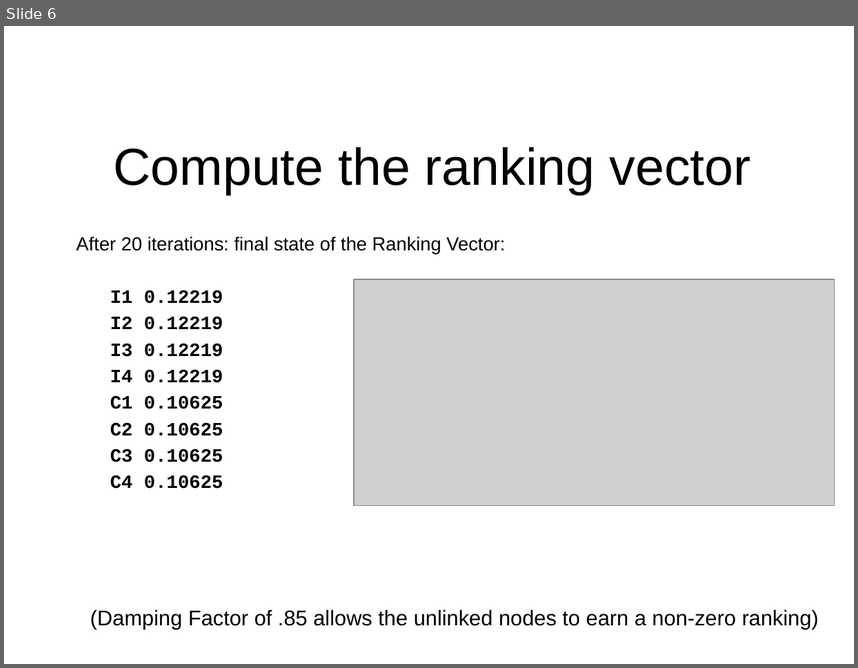
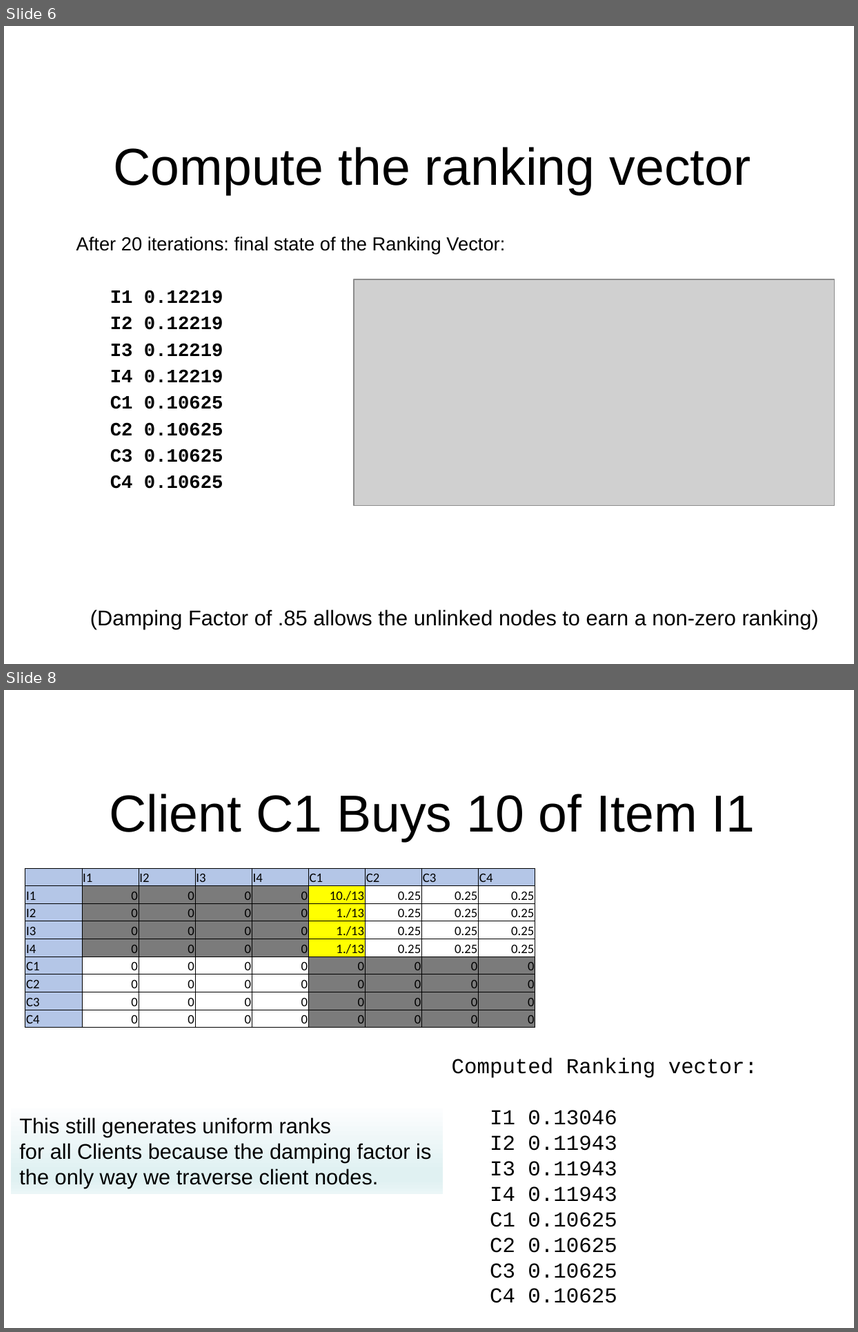
Before and after one commit to nicomp42/CS7081Spring2016Group01FinalProject, a slide deck: Team 01 Final Project.pptx. Shown one above the other, each under a label of ours: slide 6 before the commit, slides 6 and 8 after it; the slides between them are not shown. The pictures are 858x668 and 858x1332 pixels, drawn with LibreOffice and Linux fonts; fonts in the diff are those of the drawing; grey boxes stand for pictures; background and template pictures are left out. Boxes give left, top, right and bottom in pixels: in the first picture for what was removed or moved away, otherwise in the second. Text is boxed around its words. In the diff, an @@ line names an element or a change of style, - is before the commit and + after.

```diff
--- a/Team 01 Final Project.pptx
+++ b/Team 01 Final Project.pptx
@@ slide 8 added at <box>4,690,854,1328</box>, background #FFFFFF @@
@@ title added at <box>109,793,755,842</box>, 44 pt, text #000000 @@
+Client C1 Buys 10 of Item I1
@@ table added at <box>25,867,538,1030</box>, 9 rows, 9 columns @@
+ | I1 | I2 | I3 | I4 | C1 | C2 | C3 | C4
+I1 | 0 | 0 | 0 | 0 | 10./13 | 0.25 | 0.25 | 0.25
+I2 | 0 | 0 | 0 | 0 | 1./13 | 0.25 | 0.25 | 0.25
+I3 | 0 | 0 | 0 | 0 | 1./13 | 0.25 | 0.25 | 0.25
+I4 | 0 | 0 | 0 | 0 | 1./13 | 0.25 | 0.25 | 0.25
+C1 | 0 | 0 | 0 | 0 | 0 | 0 | 0 | 0
+C2 | 0 | 0 | 0 | 0 | 0 | 0 | 0 | 0
+C3 | 0 | 0 | 0 | 0 | 0 | 0 | 0 | 0
+C4 | 0 | 0 | 0 | 0 | 0 | 0 | 0 | 0
@@ text added at <box>452,1058,757,1303</box>, 18 pt, text #000000 @@
+Computed Ranking vector:
+I1 0.13046
+I2 0.11943
+I3 0.11943
+I4 0.11943
+C1 0.10625
+C2 0.10625
+C3 0.10625
+C4 0.10625
@@ rectangle added at <box>11,1108,443,1194</box>, fill gradient #FCFDFE to #E0F1F2 to #EBF6F7, 18 pt, text #000000 @@
+This still generates uniform ranks
+for all Clients because the damping factor is the only way we traverse client nodes.
```
Also in this commit, not shown: 3 slides changed, 1 other slide added, 1 other file.
